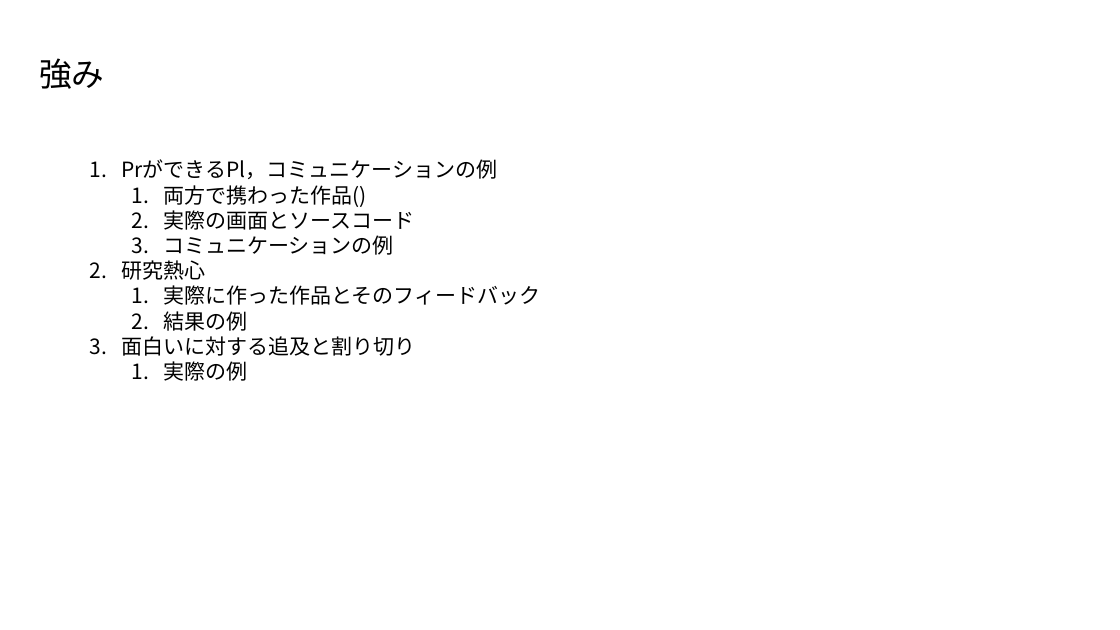
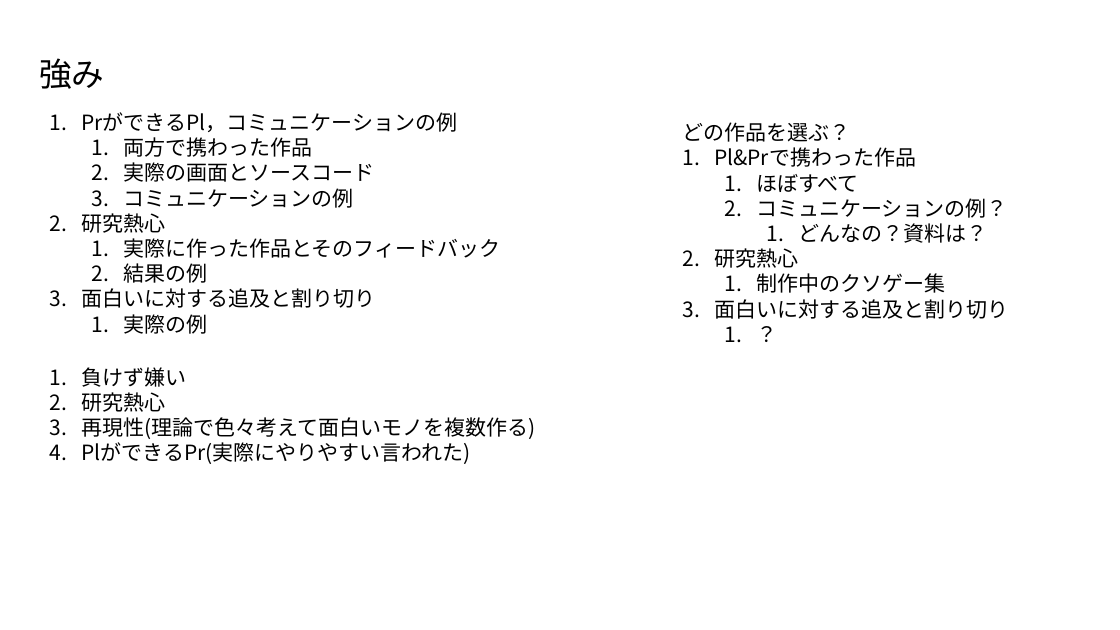
Before and after one commit to NottyAce/NotoWebSite, a slide deck: slide 8 of サイト設計図.pptx. Drawn at 1120x630 pixels with LibreOffice and Linux fonts; fonts in the diff are those of the drawing. Boxes give left, top, right and bottom in pixels: in the first picture for what was removed or moved away, otherwise in the second. Text is boxed around its words. In the diff, an @@ line names an element or a change of style, - is before the commit and + after.

```diff
--- a/サイト設計図.pptx
+++ b/サイト設計図.pptx
@@ text "PrができるPl，コミュニケーションの例": place and size @@
-text "PrができるPl，コミュニケーションの例" at <box>121,159,540,381</box>
+text "PrができるPl，コミュニケーションの例" at <box>81,112,500,334</box>
@@ text at <box>123,137,312,157</box>: text changed @@
-  1. 両方で携わった作品()
+  1. 両方で携わった作品
@@ text added at <box>683,122,1008,319</box>, 18 pt, text #000000 @@
+どの作品を選ぶ？
+1. Pl&Prで携わった作品
+  1. ほぼすべて
+  2. コミュニケーションの例？
+    1. どんなの？資料は？
+2. 研究熱心
+  1. 制作中のクソゲー集
+3. 面白いに対する追及と割り切り
+  1. ？
@@ text added at <box>81,367,535,464</box>, 18 pt, text #000000 @@
+1. 負けず嫌い
+2. 研究熱心
+3. 再現性(理論で色々考えて面白いモノを複数作る)
+4. PlができるPr(実際にやりやすい言われた)
```
Also in this commit, not shown: 1 other slide changed, 9 other files.
